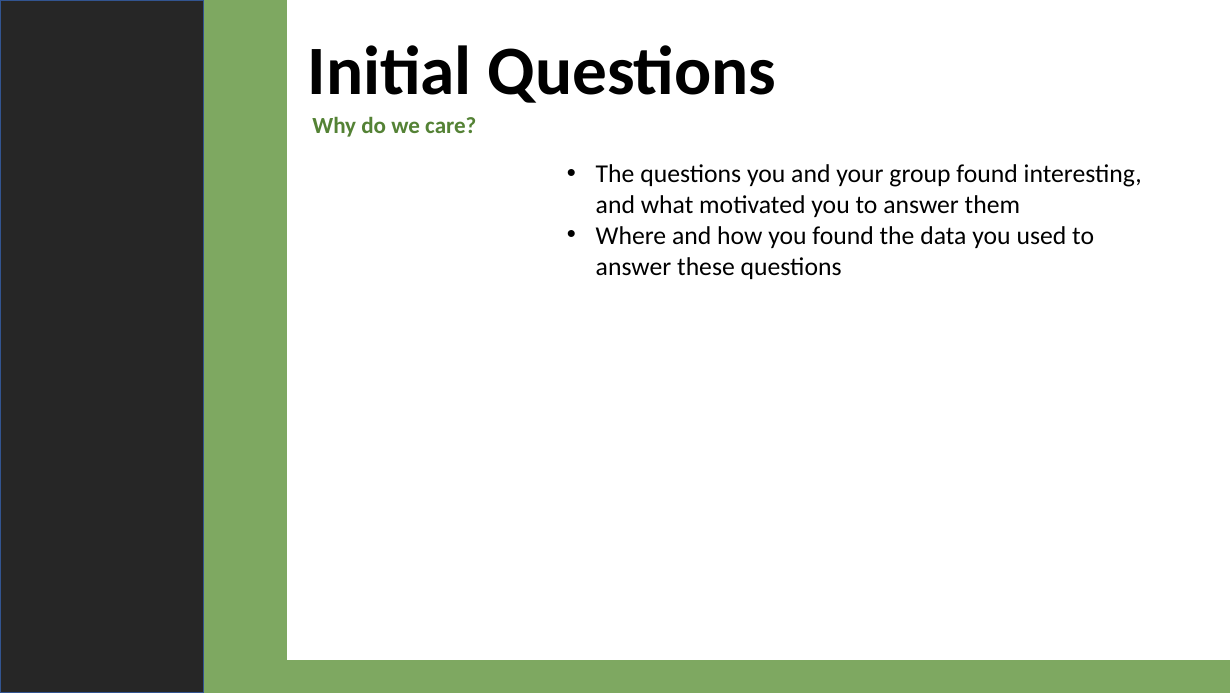
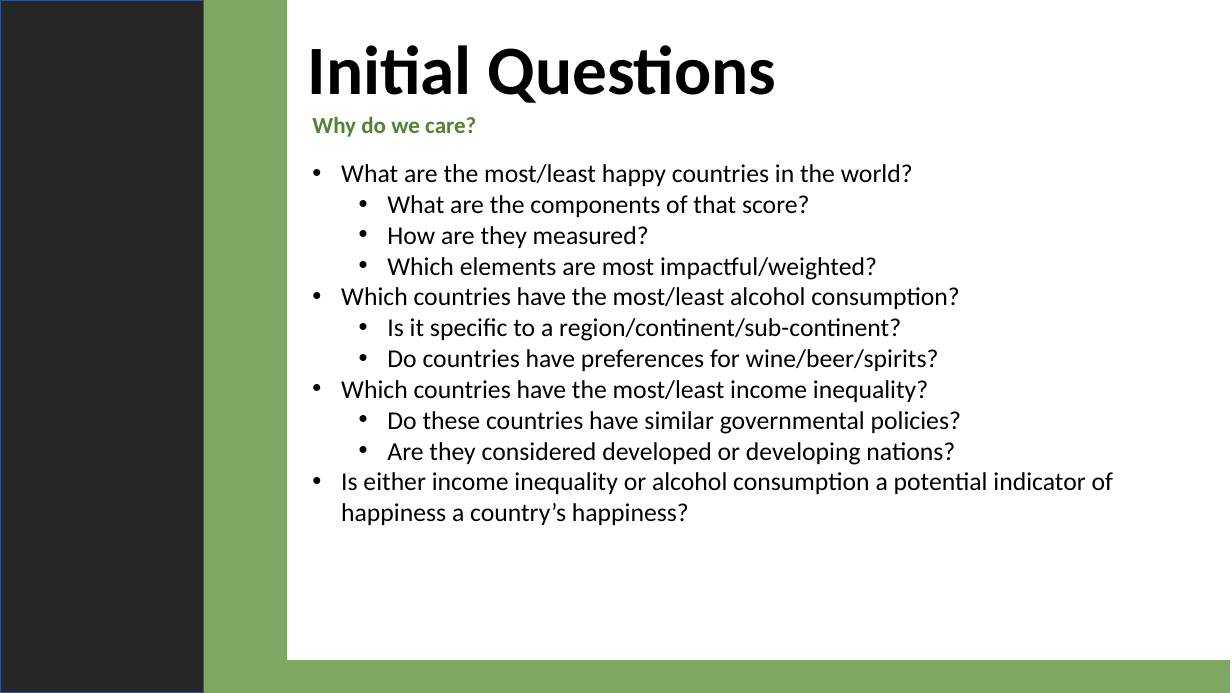
Before and after one commit to 4d4m43/DrinkAndBeHapPY, a slide deck: slide 2 of DrinkandBeHappy_AY.pptx. Drawn at 1232x693 pixels with LibreOffice and Linux fonts; fonts in the diff are those of the drawing. Boxes give left, top, right and bottom in pixels: in the first picture for what was removed or moved away, otherwise in the second. Text is boxed around its words. In the diff, an @@ line names an element or a change of style, - is before the commit and + after.

Commit message:
added initial questions doc

```diff
--- a/DrinkandBeHappy_AY.pptx
+++ b/DrinkandBeHappy_AY.pptx
@@ text at <box>341,164,1113,525</box>: text changed @@
-        • The questions you and your group found interesting, and what motivated you to answer them
-      • Where and how you found the data you used to answer these questions
+        • What are the most/least happy countries in the world?
+          • What are the components of that score?
+          • How are they measured?
+          • Which elements are most impactful/weighted?
+        • Which countries have the most/least alcohol consumption?
+          • Is it specific to a region/continent/sub-continent?
+          • Do countries have preferences for wine/beer/spirits?
+        • Which countries have the most/least income inequality?
+          • Do these countries have similar governmental policies?
+          • Are they considered developed or developing nations?
+        • Is either income inequality or alcohol consumption a potential indicator of happiness a country’s happiness?
```
Also in this commit, not shown: 3 slides added, 1 other file.
